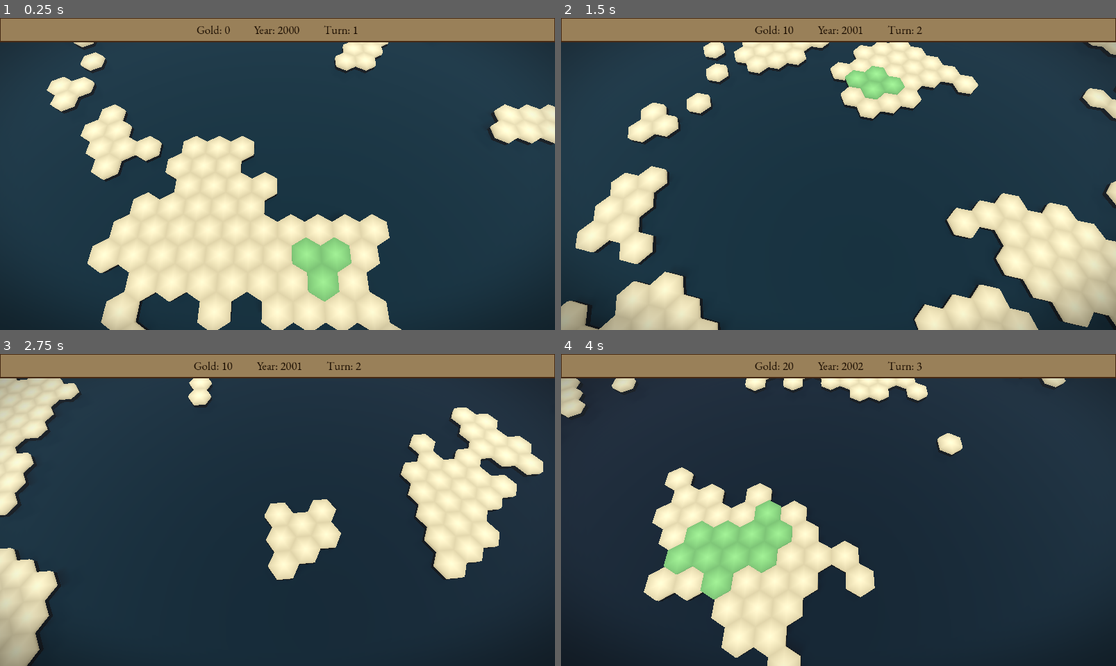
Above: before the commit, frames 1-4 (two rows, left to right).
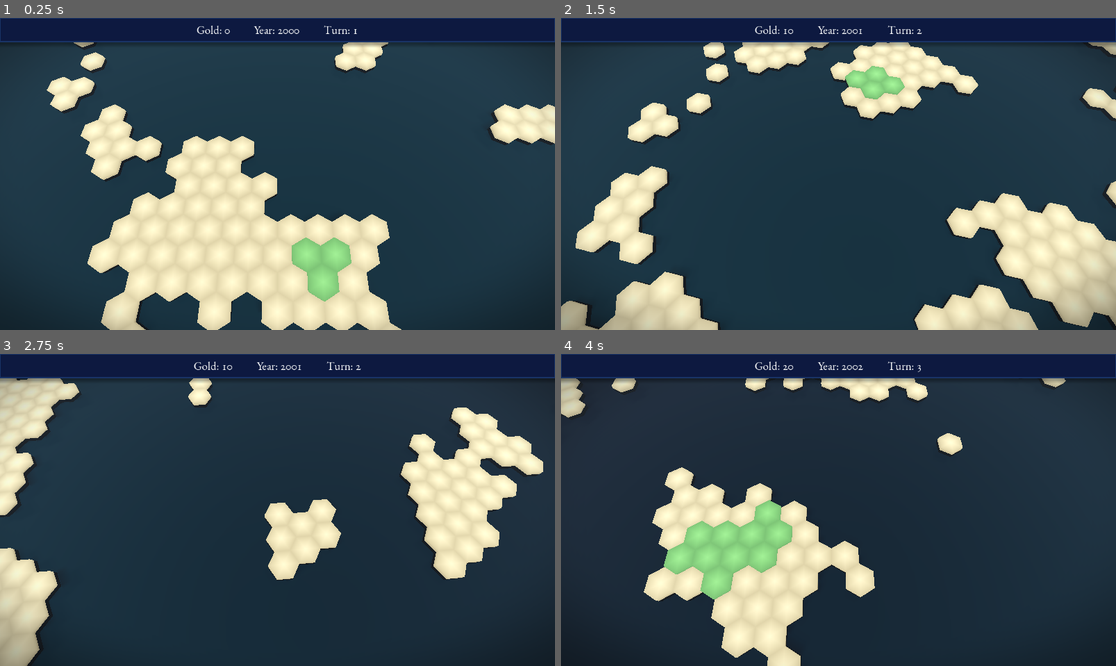
Above: after the commit, the same moments.

Repository: rfdickerson/new-game-project
Game: Godot game, scene res://node_3d.tscn
Same seed, same stepped clock (60 frames per second), same inputs: the game is played once before the commit and once after it. A sky picture missing from this copy of the repository is replaced by a grey-blue gradient.
Inputs (mouse positions are in pixels of both pictures, inside the frame that each line leads up to):
- Up to frame 1 (0.25 s): no input
- Up to frame 2 (1.5 s): tap Enter at 0.5 s; move the mouse to (960, 158) at 0.52 s; hold Right (ui_right) 0.53-1.25 s; tap 1 at 0.6 s; click (960, 158) at 0.67 s; drag from (727, 189) to (810, 236) at 1.27 s
- Up to frame 3 (2.75 s): tap Space at 2 s; move the mouse to (333, 441) at 2.02 s; hold Right (ui_right) from 2.03 s (still down); tap 3 at 2.1 s
- Up to frame 4 (4 s): release Right (ui_right) at 2.75 s; drag from (810, 572) to (672, 463) at 2.77 s; tap Enter at 3.5 s; move the mouse to (1005, 556) at 3.52 s; hold Left (ui_left) from 3.53 s (still down); tap R at 3.6 s

The runs differ from the first frame. In frame 1, 7.9% of the frame differs, in the area x 0-100%, y 0-10%; in frame 2, 8.2%; in frame 3, 8.0%; in frame 4, 8.3%.

Commit message:
improve the UI

Diff:
--- a/node_3d.tscn
+++ b/node_3d.tscn
@@ -52,10 +52,28 @@
 border_width_bottom = 2
 border_color = Color(0.27, 0.16, 0.08, 1)
 
+[sub_resource type="StyleBoxFlat" id="StyleBoxFlat_toolbar"]
+bg_color = Color(0.05, 0.1, 0.25, 1)
+border_width_left = 2
+border_width_top = 2
+border_width_right = 2
+border_width_bottom = 2
+border_color = Color(0.1, 0.2, 0.4, 1)
+shadow_color = Color(0, 0, 0, 0.3)
+shadow_size = 8
+shadow_offset = Vector2(0, 4)
+
+[sub_resource type="FontVariation" id="FontVariation_garamond"]
+base_font = ExtResource("8_garamond")
+opentype_features = {
+"liga": 1,
+"onum": 1
+}
+
 [sub_resource type="Theme" id="Theme_garamond"]
-default_font = ExtResource("8_garamond")
+default_font = SubResource("FontVariation_garamond")
 default_font_size = 24
-Label/colors/font_color = Color(0.1, 0.05, 0.0, 1)
+Label/colors/font_color = Color(1, 1, 1, 1)
 Panel/styles/panel = SubResource("StyleBoxFlat_parchment")
 
 [node name="Node3D" type="Node3D"]
@@ -142,6 +160,7 @@
 anchor_bottom = 1.0
 grow_horizontal = 2
 grow_vertical = 2
+theme_override_styles/panel = SubResource("StyleBoxFlat_toolbar")
 
 [node name="HBoxContainer" type="HBoxContainer" parent="UILayer/GameUI"]
 layout_mode = 1
